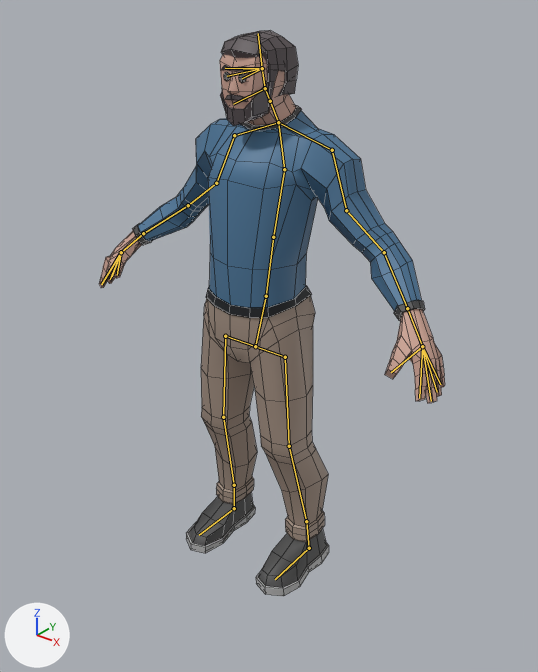
The Blender file Assets/Blender/Character.blend, before and after one commit.
Before and after are seen from a 50 mm camera at (8.61, -10.33, 11.89) aimed at (0.1, 0.31, 5.29). Arrows for +X, +Y and +Z are at lower left; the lights stay in place. The bones that bend it are drawn over the model as lines. Mesh edges are drawn as thin lines.

The first picture shows 'lowPolyCharacterFace_EXP'.
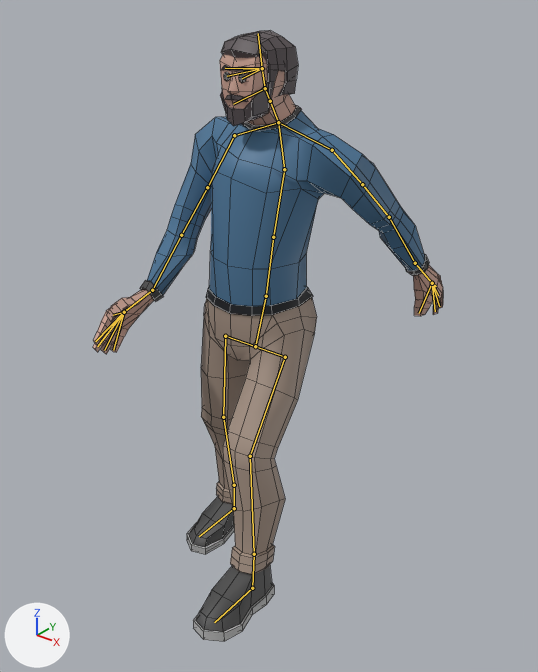
The newer file adds an action. The first version stands in its rest pose; the second is drawn at frame 0 of the action 'walk'.

The change in detail:
Bone 'Bone.014' (bone_bone_014) turns from (0, 0, 0) to (39, -4, 1) degrees about its own x, y and z.
Bone 'Bone.015' (bone_bone_015) turns from (0, 0, 0) to (8, -9, 24) degrees about its own x, y and z.
Bone 'Bone.016' (bone_bone_016) turns from (0, 0, 0) to (-27, -1, 9) degrees about its own x, y and z.
Bone 'Bone.017' (bone_bone_017) turns from (0, 0, 0) to (16, 29, -23) degrees about its own x, y and z.
Bone 'Bone.019' (bone_bone_019) turns from (0, 0, 0) to (-41, 2, -23) degrees about its own x, y and z.
Bone 'Bone.020' (bone_bone_020) turns from (0, 0, 0) to (12, 10, -26) degrees about its own x, y and z.
Bone 'Bone.021' (bone_bone_021) turns from (0, 0, 0) to (-16, 6, 2) degrees about its own x, y and z.
Bone 'Bone.022' (bone_bone_022) turns from (0, 0, 0) to (-10, -31, 3) degrees about its own x, y and z.
Bone 'Bone.025' (bone_bone_025) turns from (0, 0, 0) to (1, -3, -38) degrees about its own x, y and z.
Bone 'Bone.027' (bone_bone_027) turns from (0, 0, 0) to (2, -2, 23) degrees about its own x, y and z.
Bone 'Bone.032' (bone_bone_032) turns from (0, 0, 0) to (0, -1, 10) degrees about its own x, y and z.

Location of each change, [x1, y1, x2, y2] in pixels of the pictures (538 x 672 px):
'lowPolyCharacterFace_EXP', posed (8% taller)
    before: [99, 30, 445, 596]
    after: [93, 30, 443, 642]
bone 'Bone.014', root to tip
    before: (234, 135) to (216, 183)
    after: (234, 135) to (207, 187)
bone 'Bone.015', root to tip
    before: (216, 183) to (188, 205)
    after: (207, 187) to (181, 235)
bone 'Bone.016', root to tip
    before: (188, 205) to (143, 233)
    after: (181, 235) to (152, 290)
bone 'Bone.017', root to tip
    before: (143, 233) to (121, 252)
    after: (152, 290) to (124, 312)
bone 'Bone.019', root to tip
    before: (332, 150) to (346, 210)
    after: (332, 150) to (362, 184)
bone 'Bone.020', root to tip
    before: (346, 210) to (384, 252)
    after: (362, 184) to (389, 217)
bone 'Bone.021', root to tip
    before: (384, 252) to (407, 308)
    after: (389, 217) to (415, 263)
bone 'Bone.022', root to tip
    before: (407, 308) to (422, 346)
    after: (415, 263) to (432, 283)
bone 'Bone.025', root to tip
    before: (285, 357) to (289, 446)
    after: (285, 357) to (250, 456)
bone 'Bone.027', root to tip
    before: (289, 446) to (306, 521)
    after: (250, 456) to (254, 554)
bone 'Bone.032', root to tip
    before: (309, 548) to (275, 579)
    after: (252, 588) to (214, 622)
